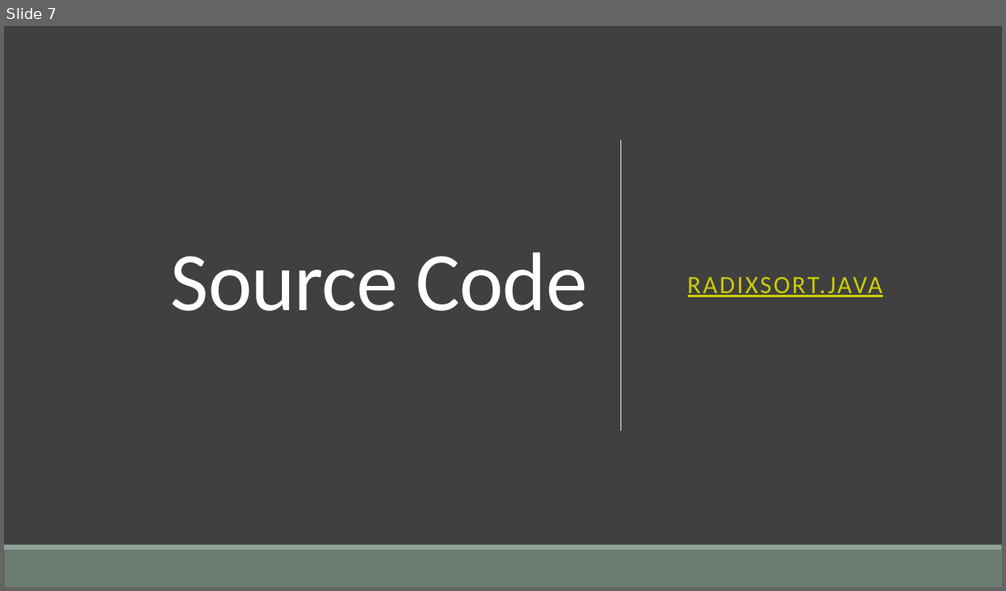
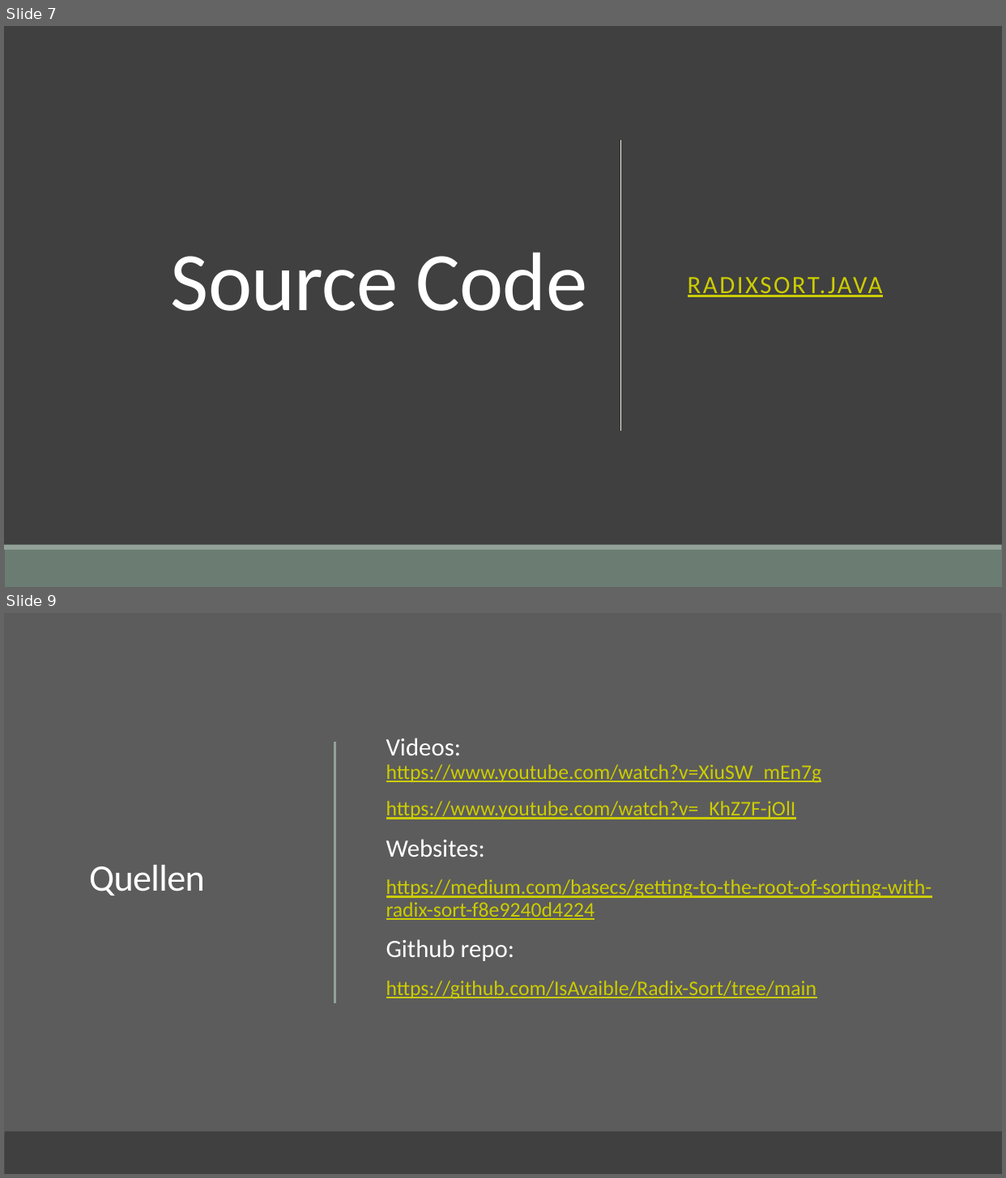
Before and after one commit to IsAvaible/Radix-Sort, a slide deck: RadixSort.pptx. Shown one above the other, each under a label of ours: slide 7 before the commit, slides 7 and 9 after it; the slides between them are not shown. The pictures are 1006x591 and 1006x1178 pixels, drawn with LibreOffice and Linux fonts; fonts in the diff are those of the drawing. Boxes give left, top, right and bottom in pixels: in the first picture for what was removed or moved away, otherwise in the second. Text is boxed around its words. In the diff, an @@ line names an element or a change of style, - is before the commit and + after.

Commit message:
Updated presentation

```diff
--- a/RadixSort.pptx
+++ b/RadixSort.pptx
@@ slide 9 added at (x1=4, y1=613, x2=1002, y2=1174), background #5C5C5C @@
@@ rectangle added at (x1=4, y1=613, x2=1002, y2=1174), fill #5C5C5C @@
@@ line added from (335, 742) to (335, 1003), #93A299 2.5 pt @@
@@ text added at (x1=386, y1=738, x2=932, y2=999), 20 pt, text #CCCC00, underline @@
+Videos:
+https://www.youtube.com/watch?v=XiuSW_mEn7g
+https://www.youtube.com/watch?v=_KhZ7F-jOlI
+Websites:
+https://medium.com/basecs/getting-to-the-root-of-sorting-with-radix-sort-f8e9240d4224
+Github repo:
+https://github.com/IsAvaible/Radix-Sort/tree/main
@@ title added at (x1=89, y1=865, x2=205, y2=896), 36 pt, text #FFFFFF @@
+Quellen
@@ rectangle added at (x1=4, y1=1137, x2=1002, y2=1174), fill #6B7D72 @@
@@ rectangle added at (x1=4, y1=1131, x2=1002, y2=1137), fill #93A299 @@
@@ rectangle added at (x1=4, y1=1131, x2=1002, y2=1174), fill #404040 @@
```
Also in this commit, not shown: 2 other slides added.
